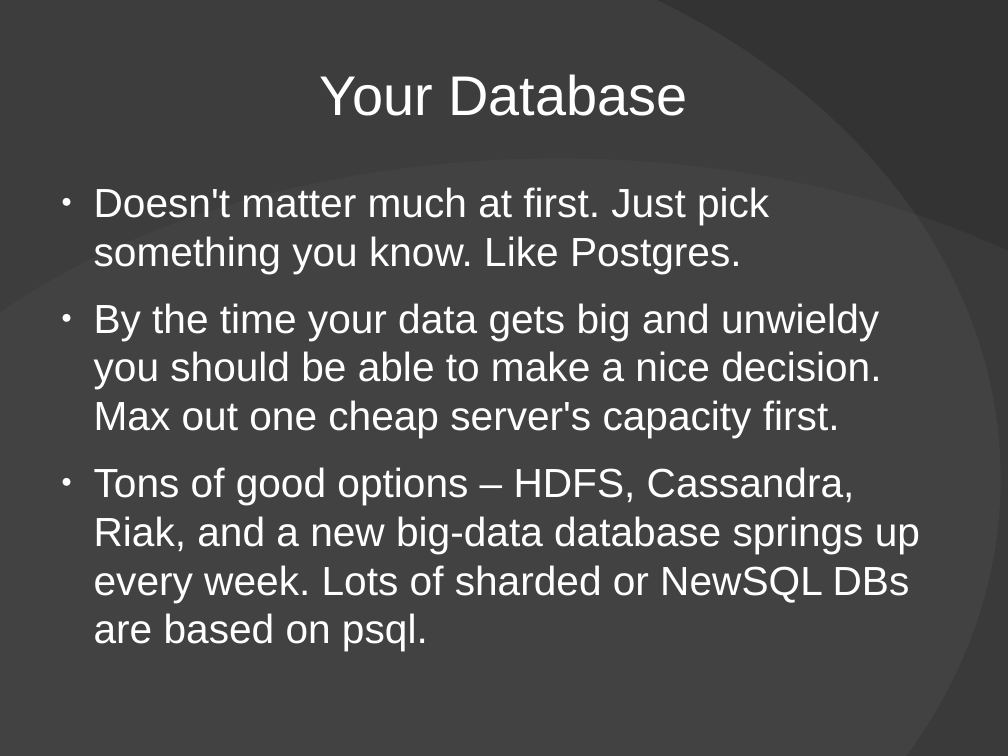
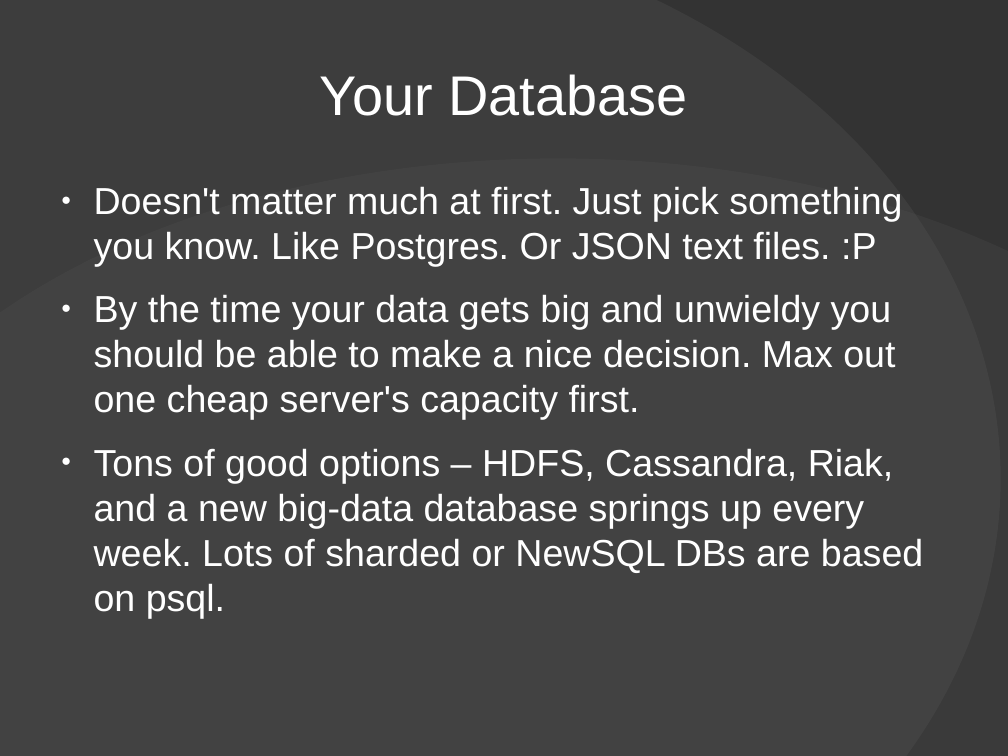
Before and after one commit to Xangis/python-webcrawling, a slide deck: slide 16 of PythonWebCrawlingPresentation.odp (slide 19 before the commit). Drawn at 1008x756 pixels with LibreOffice and Linux fonts; fonts in the diff are those of the drawing; background and template pictures are left out. Boxes give left, top, right and bottom in pixels: in the first picture for what was removed or moved away, otherwise in the second. Text is boxed around its words. In the diff, an @@ line names an element or a change of style, - is before the commit and + after.

```diff
--- a/PythonWebCrawlingPresentation.odp
+++ b/PythonWebCrawlingPresentation.odp
@@ text at bbox=[94, 186, 902, 267]: text changed; size 32 to 29.6 pt @@
-● Doesn't matter much at first. Just pick something you know. Like Postgres.
+● Doesn't matter much at first. Just pick something you know. Like Postgres. Or JSON text files. :P
@@ text at bbox=[94, 294, 923, 618]: size 32 to 29.6 pt in "By the time your data gets big ...", "Tons of good options – HDFS, Cassandra, ..." @@
```
Also in this commit, not shown: 16 other slides changed, 1 slide added, 4 slides removed, 1 other file.
